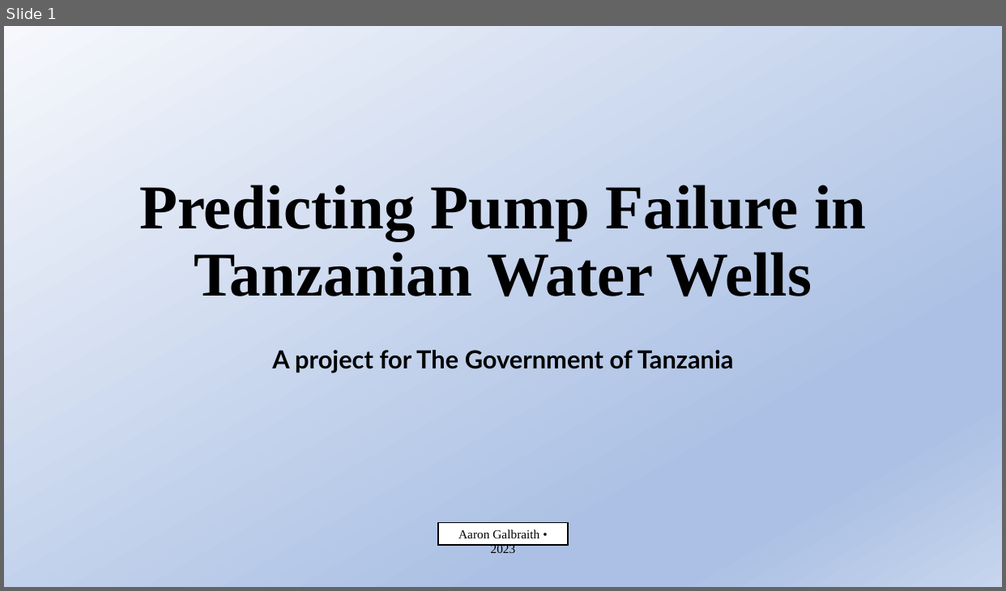
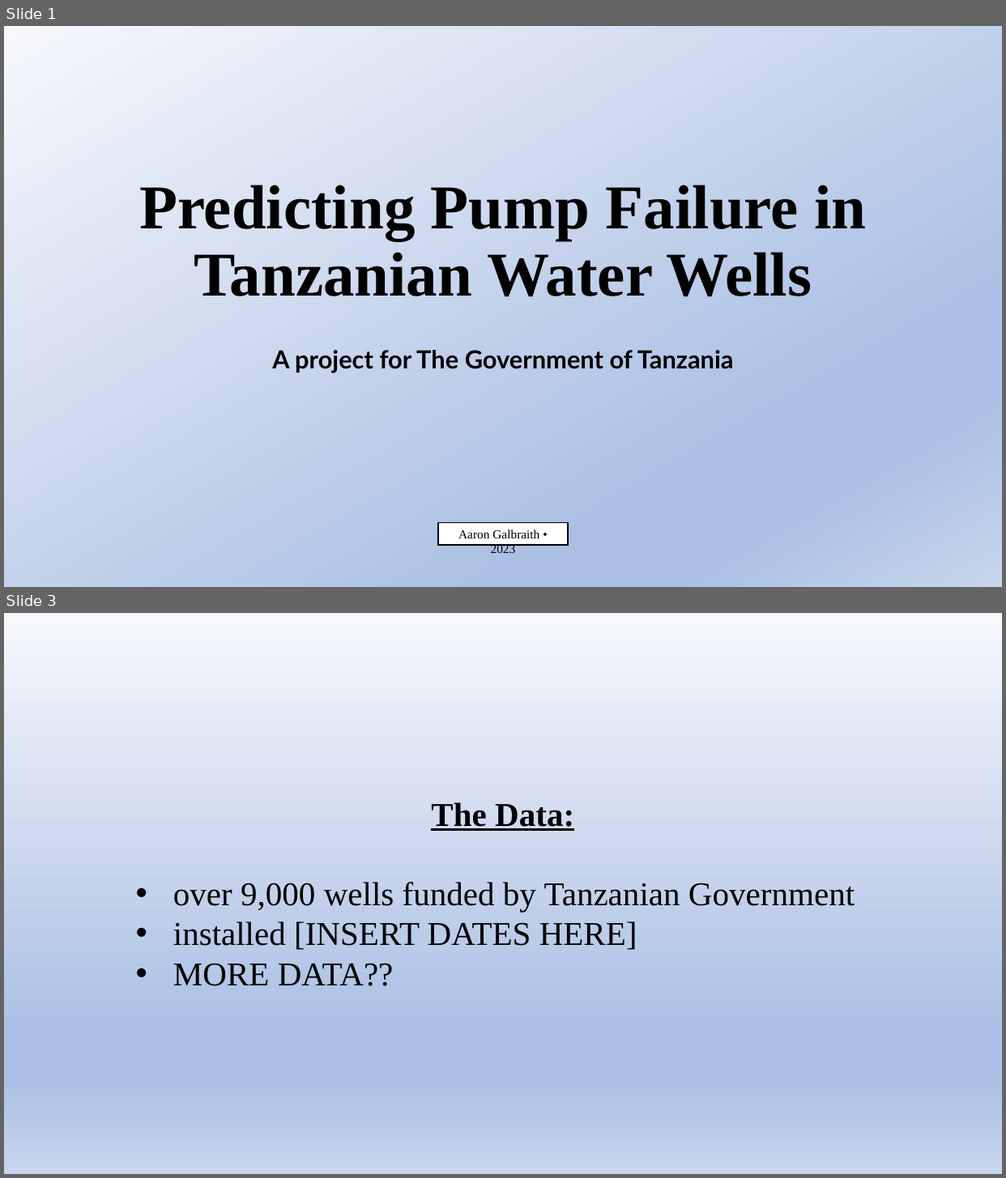
Before and after one commit to aarongalbraith/flatiron-phase3-project, a slide deck: presentation.pptx. Shown one above the other, each under a label of ours: slide 1 before the commit, slides 1 and 3 after it; the slides between them are not shown. The pictures are 1006x591 and 1006x1178 pixels, drawn with LibreOffice and Linux fonts; fonts in the diff are those of the drawing. Boxes give left, top, right and bottom in pixels: in the first picture for what was removed or moved away, otherwise in the second. Text is boxed around its words. In the diff, an @@ line names an element or a change of style, - is before the commit and + after.

```diff
--- a/presentation.pptx
+++ b/presentation.pptx
@@ slide 3 added at (4, 613, 1002, 1174), background gradient #F6F8FC to #ABC0E4 to #C7D5ED @@
@@ text added at (173, 803, 854, 986), 32 pt, text #000000 @@
+The Data:
+• over 9,000 wells funded by Tanzanian Government
+• installed [INSERT DATES HERE]
+• MORE DATA??
```
Also in this commit, not shown: 1 other slide added, 2 slides removed, 2 other files.
